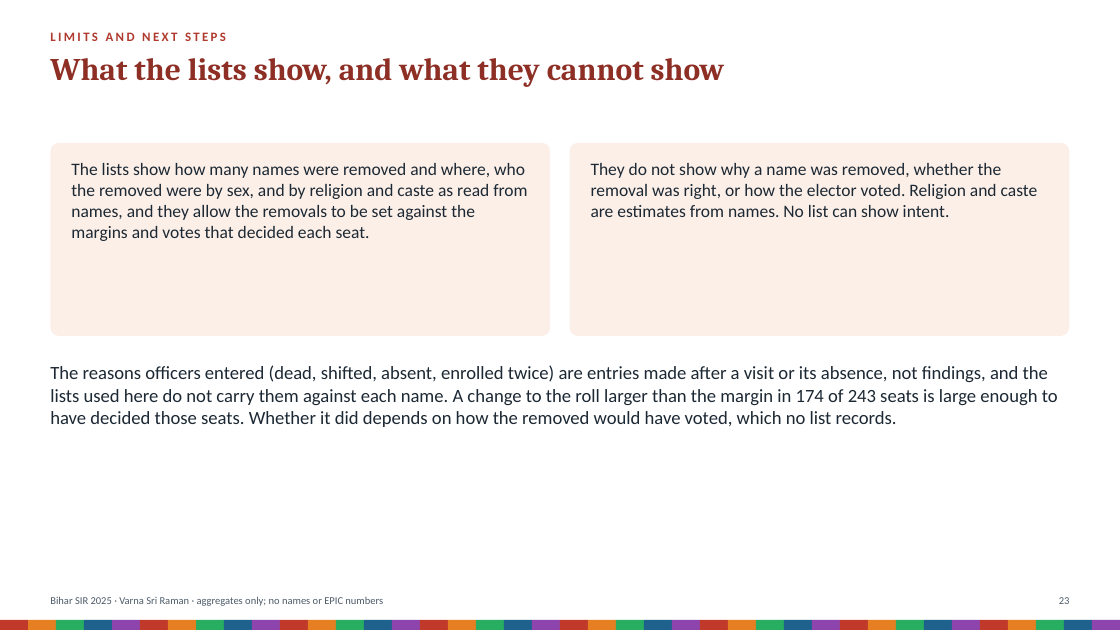
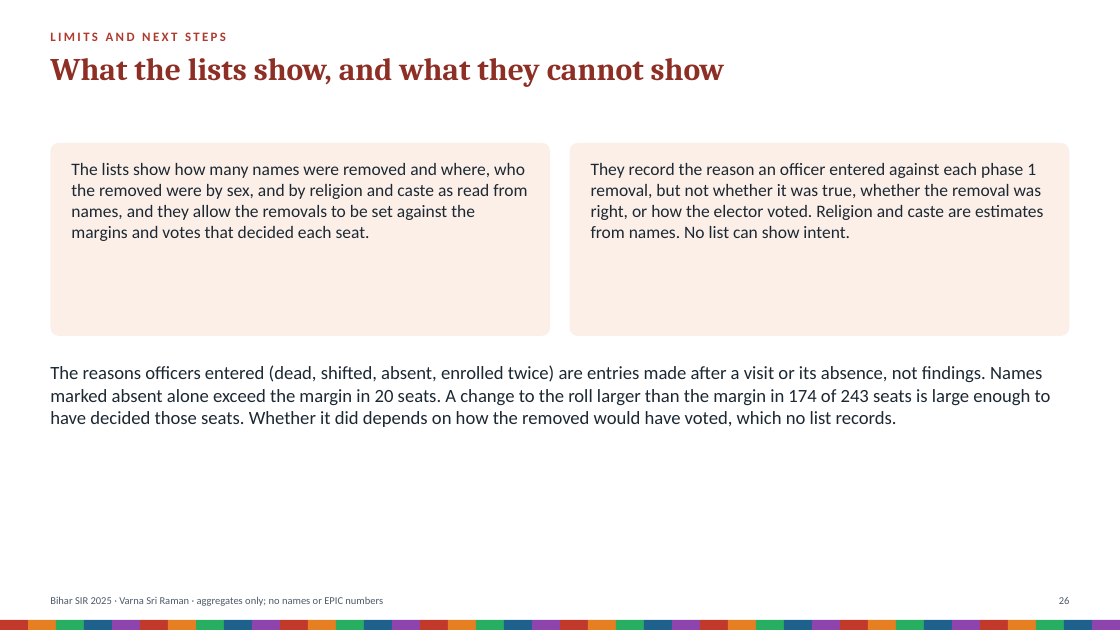
Before and after one commit to Varnasr/INDIA-DATA, a slide deck: slide 26 of reports/bihar-sir-2025-deck.pptx (slide 23 before the commit). Drawn at 1120x630 pixels with LibreOffice and Linux fonts; fonts in the diff are those of the drawing. Boxes give left, top, right and bottom in pixels: in the first picture for what was removed or moved away, otherwise in the second. Text is boxed around its words. In the diff, an @@ line names an element or a change of style, - is before the commit and + after.

```diff
--- a/reports/bihar-sir-2025-deck.pptx
+++ b/reports/bihar-sir-2025-deck.pptx
@@ text at [591, 163, 1043, 238]: text changed @@
-They do not show why a name was removed, whether the removal was right, or how the elector voted. Religion and caste are estimates from names. No list can show intent.
+They record the reason an officer entered against each phase 1 removal, but not whether it was true, whether the removal was right, or how the elector voted. Religion and caste are estimates from names. No list can show intent.
@@ text at [50, 365, 1051, 427]: text changed @@
-The reasons officers entered (dead, shifted, absent, enrolled twice) are entries made after a visit or its absence, not findings, and the lists used here do not carry them against each name. A change to the roll larger than the margin in 174 of 243 seats is large enough to have decided those seats. Whether it did depends on how the removed would have voted, which no list records.
+The reasons officers entered (dead, shifted, absent, enrolled twice) are entries made after a visit or its absence, not findings. Names marked absent alone exceed the margin in 20 seats. A change to the roll larger than the margin in 174 of 243 seats is large enough to have decided those seats. Whether it did depends on how the removed would have voted, which no list records.
```
Also in this commit, not shown: 22 other slides changed, 3 slides added, 19 other files.
